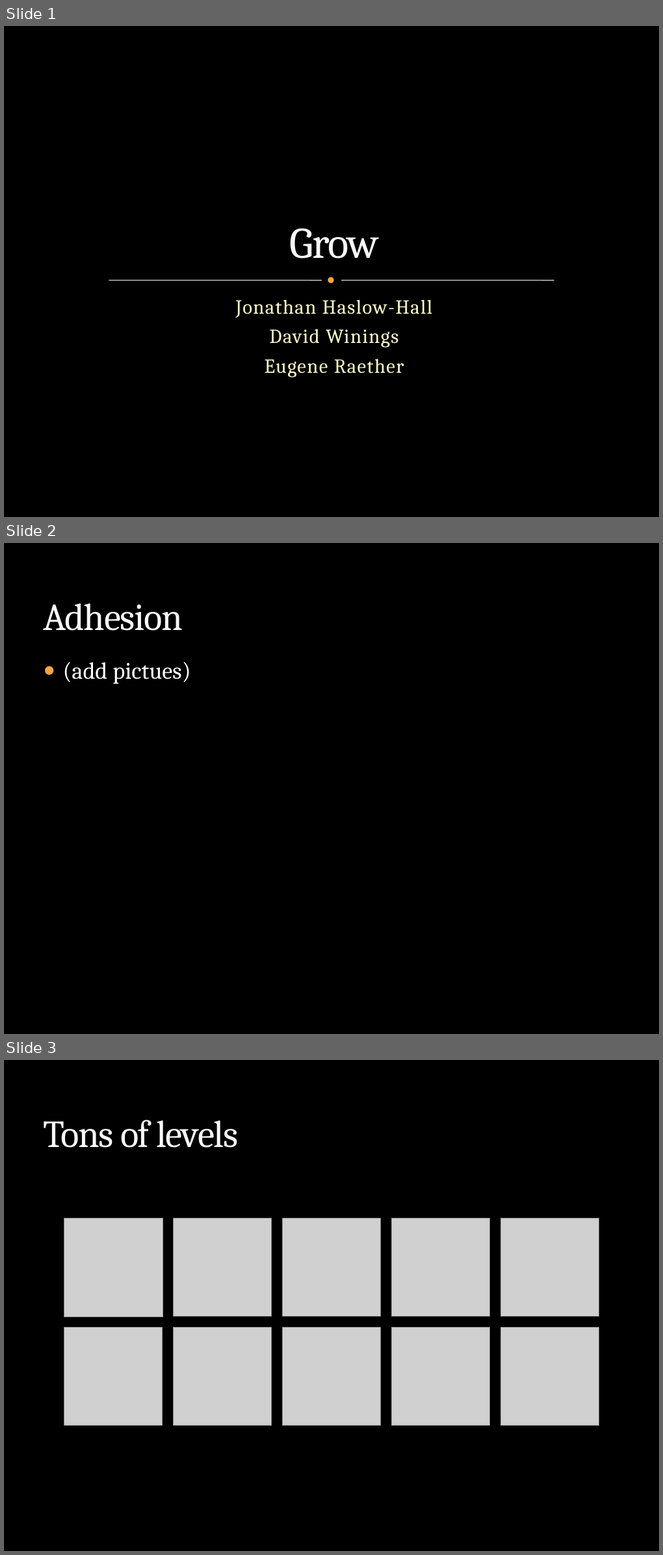
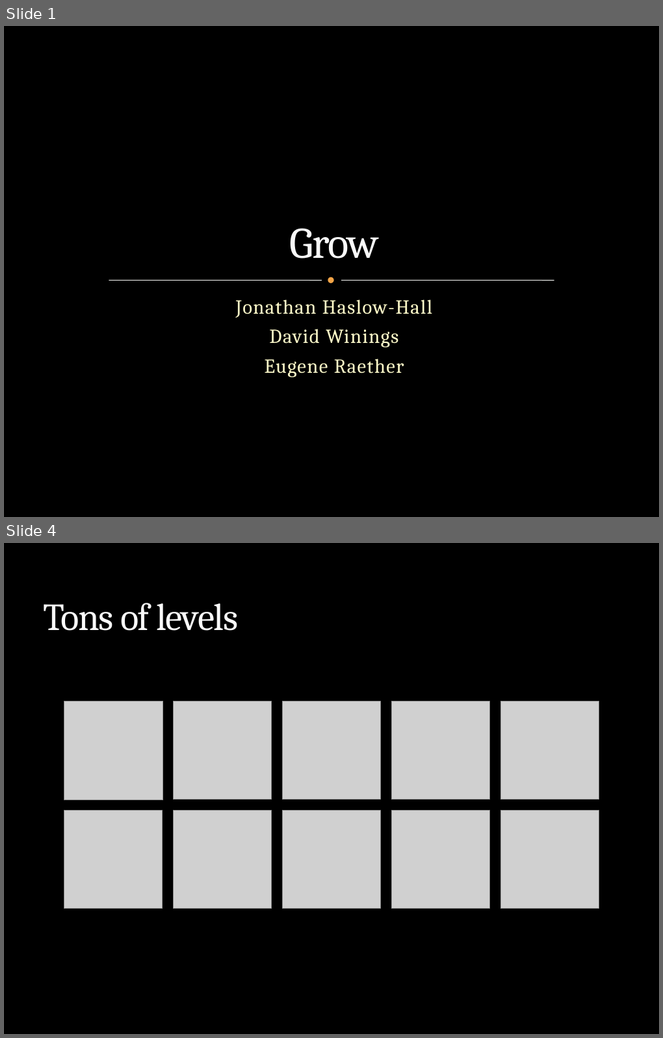
Before and after one commit to dwinings/Grow, a slide deck: CS325 Final Presentation Outline.pptx. Shown one above the other, each under a label of ours: slides 1, 2 and 3 before the commit, slides 1 and 4 after it; the slides between them are not shown. The pictures are 663x1555 and 663x1038 pixels, drawn with LibreOffice and Linux fonts; fonts in the diff are those of the drawing; grey boxes stand for pictures; background and template pictures are left out. Boxes give left, top, right and bottom in pixels: in the first picture for what was removed or moved away, otherwise in the second. Text is boxed around its words. In the diff, an @@ line names an element or a change of style, - is before the commit and + after.

```diff
--- a/CS325 Final Presentation Outline.pptx
+++ b/CS325 Final Presentation Outline.pptx
@@ slide 2 removed at bbox=[4, 543, 659, 1034], background picture (left out) @@
@@ title removed at bbox=[43, 603, 183, 631] @@
-Adhesion
@@ text removed at bbox=[63, 662, 191, 684] @@
-● (add pictues)
@@ what was slide 3 is now slide 4 @@
```
Also in this commit, not shown: 1 slide changed, 2 slides added.
